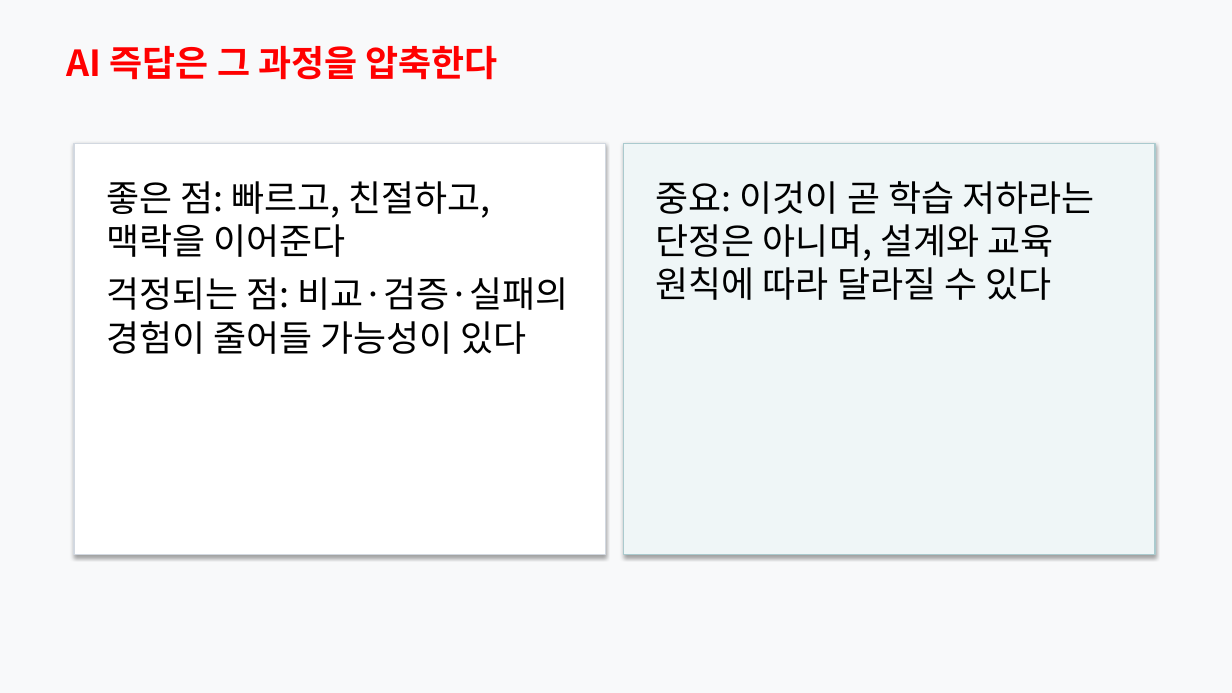
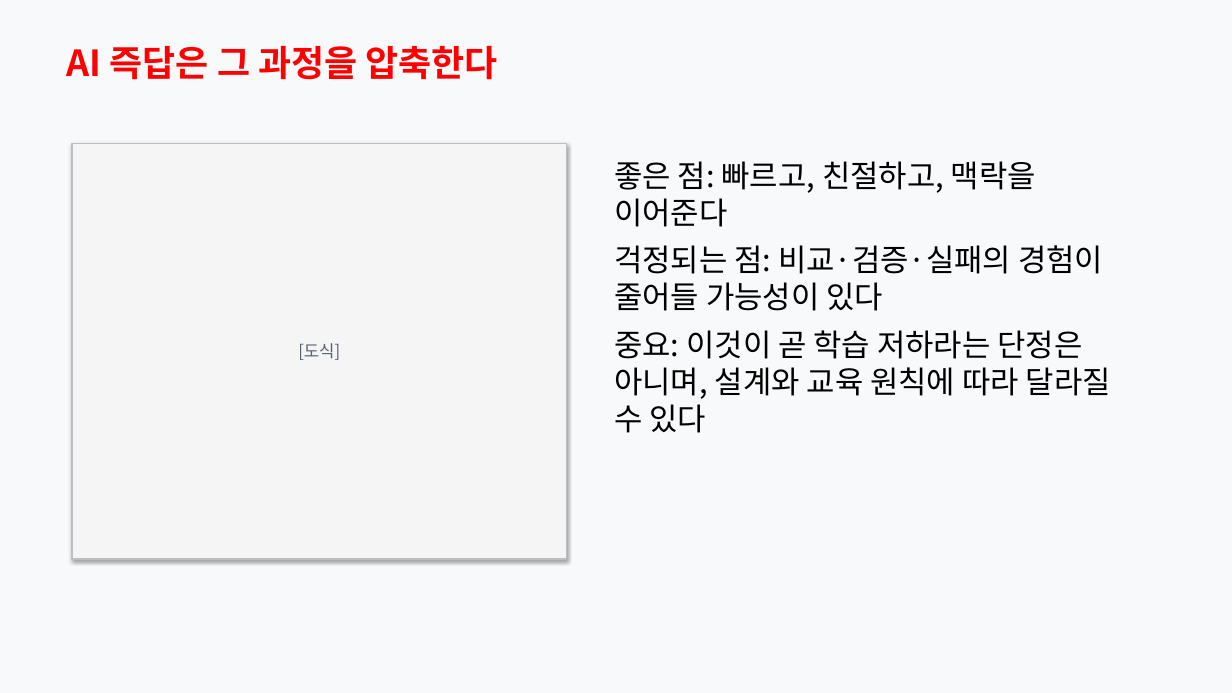
Before and after one commit to Rlearnchan/luddite, a slide deck: slide 9 of outputs/pptx/ai_knowledge_institution_styled_draft.pptx. Drawn at 1232x693 pixels with LibreOffice and Linux fonts; fonts in the diff are those of the drawing. Boxes give left, top, right and bottom in pixels: in the first picture for what was removed or moved away, otherwise in the second. Text is boxed around its words. In the diff, an @@ line names an element or a change of style, - is before the commit and + after.

```diff
--- a/outputs/pptx/ai_knowledge_institution_styled_draft.pptx
+++ b/outputs/pptx/ai_knowledge_institution_styled_draft.pptx
@@ rectangle "[도식]": place and size @@
-rectangle "[도식]" at bbox=[74, 143, 605, 555]
+rectangle "[도식]" at bbox=[72, 143, 567, 559]
@@ rectangle "[도식]" at bbox=[72, 143, 567, 559]: fill #FFFFFF to #F5F5F5; outline #D2D8E0 1 pt to #BEBEBE 1 pt @@
@@ rectangle removed at bbox=[624, 143, 1155, 555] @@
@@ text "좋은 점: 빠르고, 친절하고, 맥락을 ...": place and size @@
-text "좋은 점: 빠르고, 친절하고, 맥락을 ..." at bbox=[656, 181, 1094, 300]
+text "좋은 점: 빠르고, 친절하고, 맥락을 ..." at bbox=[614, 161, 1111, 433]
@@ text at bbox=[614, 161, 1103, 311]: paragraphs added @@
+좋은 점: 빠르고, 친절하고, 맥락을 이어준다
+걱정되는 점: 비교·검증·실패의 경험이 줄어들 가능성이 있다
@@ text removed at bbox=[106, 181, 568, 354] @@
-좋은 점: 빠르고, 친절하고, 맥락을 이어준다
-걱정되는 점: 비교·검증·실패의 경험이 줄어들 가능성이 있다
@@ text in rectangle at bbox=[298, 343, 340, 360]: text added @@
+[도식]
@@ text at bbox=[614, 330, 1111, 433]: size 28 to 24 pt in "중요: 이것이 곧 학습 저하라는 단정은 아니며, ..." @@
```
Also in this commit, not shown: 6 other slides changed, 8 other files.
